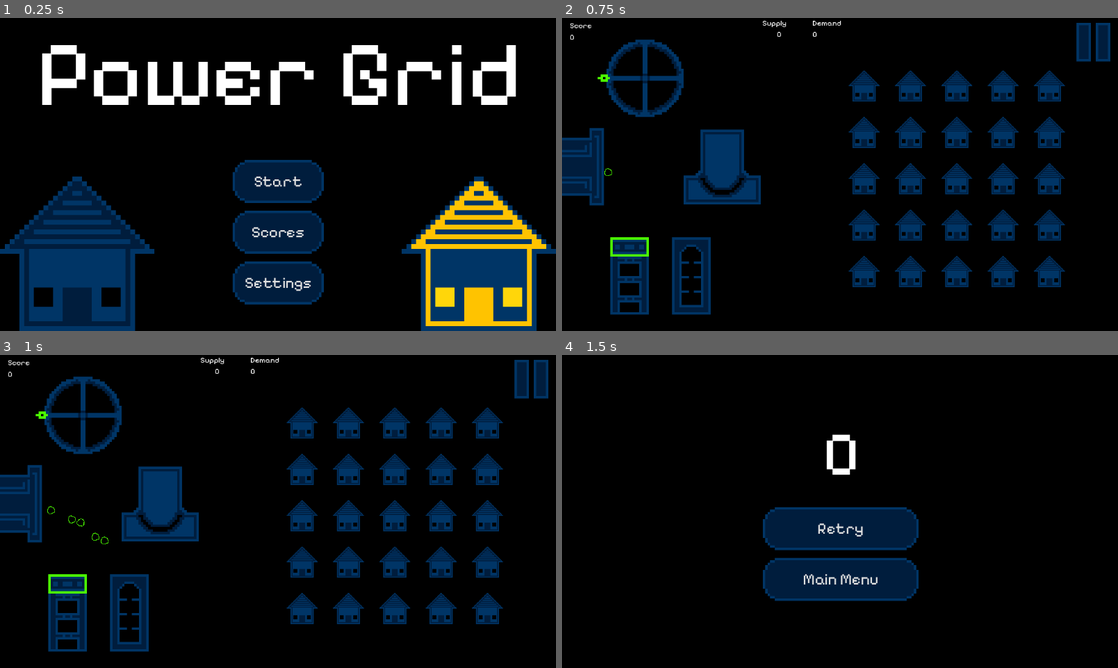
Above: before the commit, frames 1-4 (two rows, left to right).
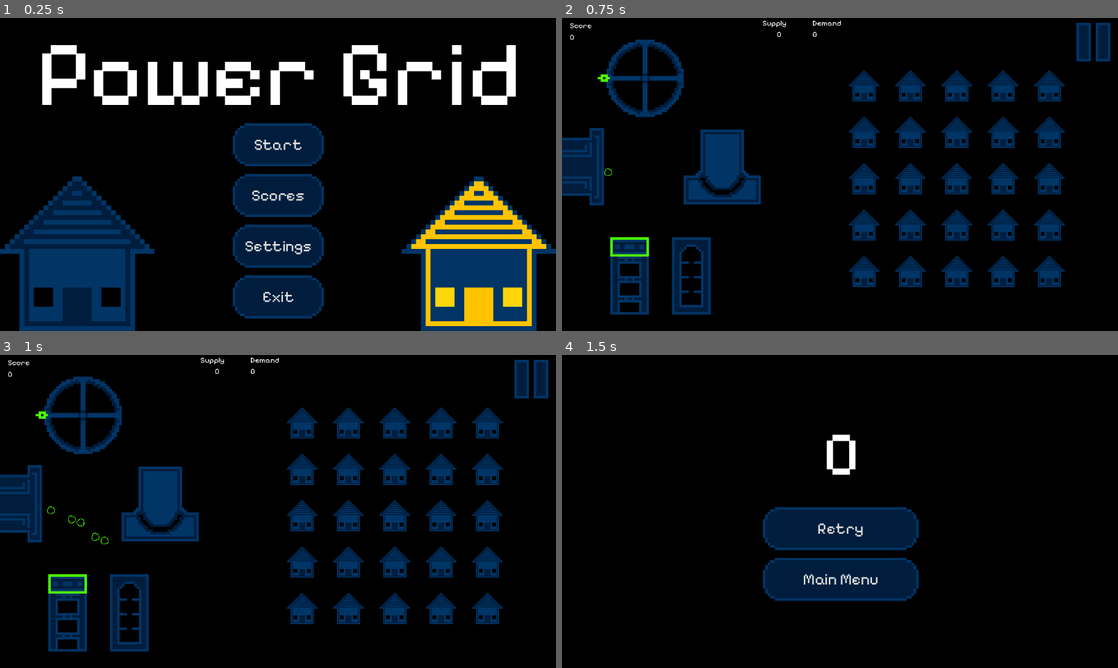
Above: after the commit, the same moments.

Repository: CWmain/BigModeGameJam2025
Game: Godot game, scene res://Levels/main_menu.tscn
Same seed, same stepped clock (60 frames per second), same inputs: the game is played once before the commit and once after it.
Inputs (mouse positions are in pixels of both pictures, inside the frame that each line leads up to):
- Up to frame 1 (0.25 s): no input
- Up to frame 2 (0.75 s): click "Start" at 0.5 s
- Up to frame 3 (1 s): no input
- Up to frame 4 (1.5 s): move the mouse to (606, 414) at 1.27 s; tap Y (Fail_Button) at 1.35 s

The runs differ from the first frame. In frame 1, 7.1% of the frame differs, in the area x 41-59%, y 33-96%; in frame 2, nothing differs; in frame 3, nothing differs; in frame 4, nothing differs.

Commit message:
Added quit button to main menu

Diff:
--- a/Levels/main_menu.gd
+++ b/Levels/main_menu.gd
@@ -34,3 +34,7 @@
 func _on_settings_closed_settings():
 	menu_options.show()
 	settings.hide()
+
+
+func _on_exit_pressed():
+	get_tree().quit()
--- a/Levels/main_menu.tscn
+++ b/Levels/main_menu.tscn
@@ -29,9 +29,9 @@
 [node name="VBoxContainer" type="VBoxContainer" parent="MenuOptions"]
 layout_mode = 0
 offset_left = 482.0
-offset_top = 294.0
+offset_top = 218.0
 offset_right = 671.0
-offset_bottom = 593.0
+offset_bottom = 622.0
 theme = ExtResource("1_0i5ir")
 theme_override_constants/separation = 16
 
@@ -47,6 +47,10 @@
 [node name="Settings" type="Button" parent="MenuOptions/VBoxContainer"]
 layout_mode = 2
 text = "Settings"
+
+[node name="Exit" type="Button" parent="MenuOptions/VBoxContainer"]
+layout_mode = 2
+text = "Exit"
 
 [node name="DarkHouse" type="Sprite2D" parent="."]
 position = Vector2(160, 488)
@@ -87,5 +91,6 @@
 [connection signal="pressed" from="MenuOptions/VBoxContainer/Start" to="." method="_on_start_pressed"]
 [connection signal="pressed" from="MenuOptions/VBoxContainer/Scores" to="." method="_on_scores_pressed"]
 [connection signal="pressed" from="MenuOptions/VBoxContainer/Settings" to="." method="_on_settings_pressed"]
+[connection signal="pressed" from="MenuOptions/VBoxContainer/Exit" to="." method="_on_exit_pressed"]
 [connection signal="pressed" from="ScoreBoard/BackButton" to="." method="_on_back_button_pressed"]
 [connection signal="closedSettings" from="Settings" to="." method="_on_settings_closed_settings"]
